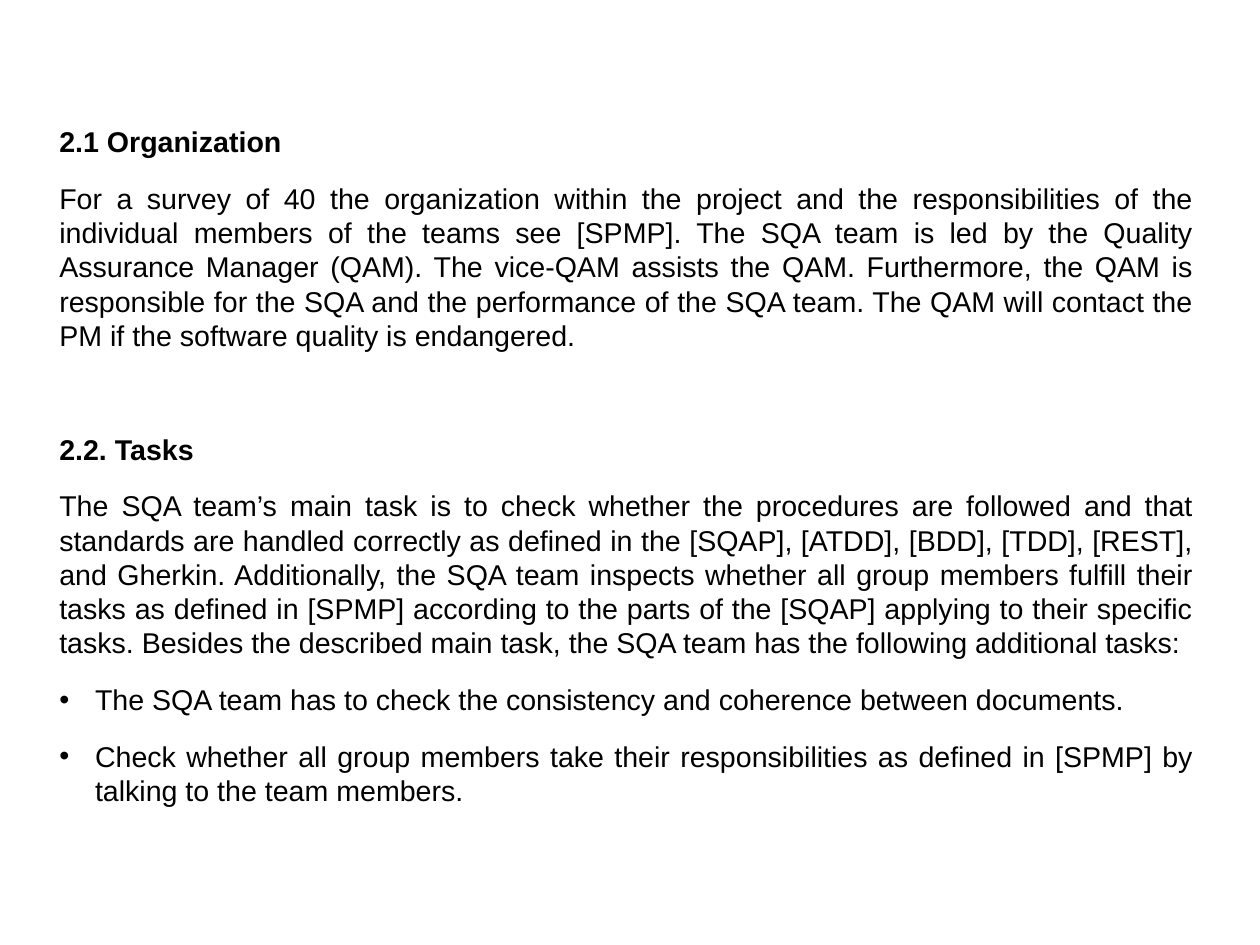
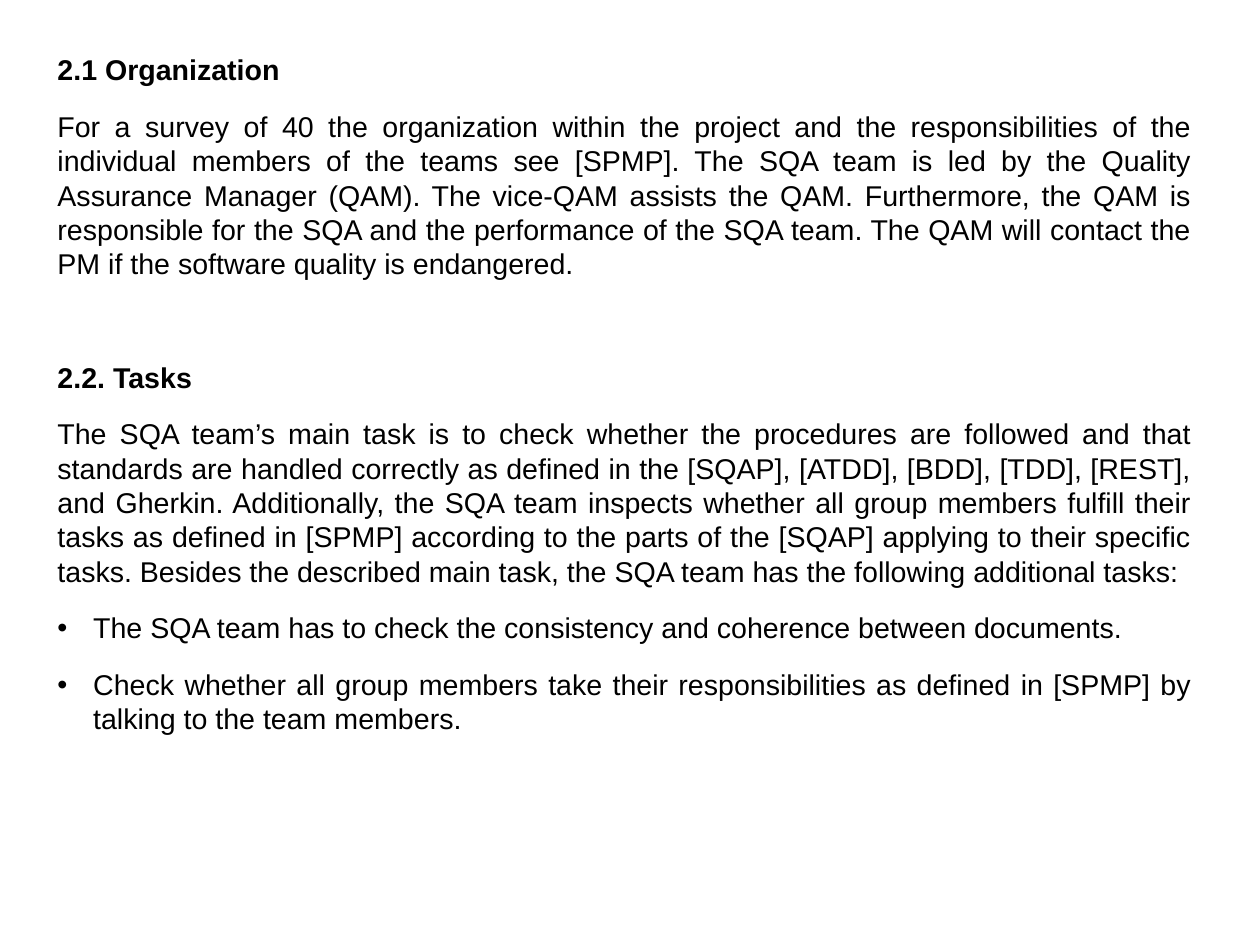
Before and after one commit to catherinemaglasang/e-store-by-scorpio, a slide deck: slide 12 of Presentation/SQAP.odp (slide 10 before the commit). Drawn at 1260x945 pixels with LibreOffice and Linux fonts; fonts in the diff are those of the drawing. Boxes give left, top, right and bottom in pixels: in the first picture for what was removed or moved away, otherwise in the second. Text is boxed around its words. In the diff, an @@ line names an element or a change of style, - is before the commit and + after.

Commit message:
chapters 3 and 4 for sqap

```diff
--- a/Presentation/SQAP.odp
+++ b/Presentation/SQAP.odp
@@ text "2.1 Organization": place and size @@
-text "2.1 Organization" at box(59, 131, 1193, 807)
+text "2.1 Organization" at box(57, 59, 1191, 735)
```
Also in this commit, not shown: 7 other slides changed, 9 slides added, 1 other file.
